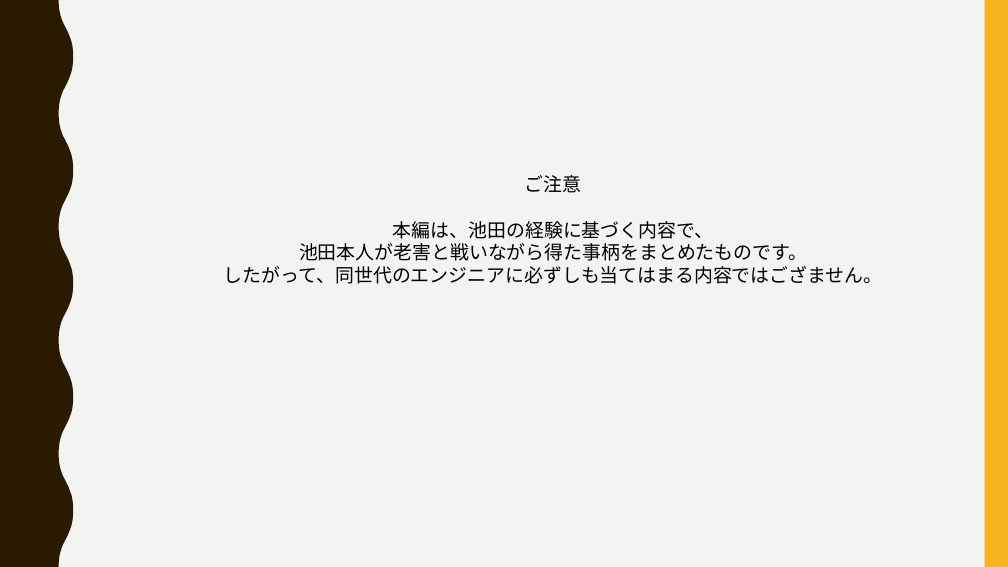
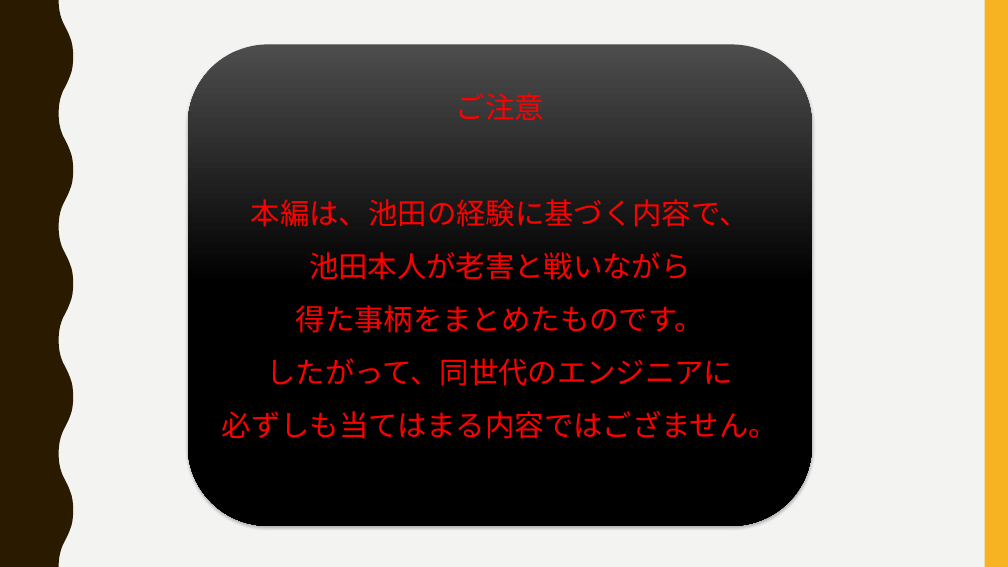
Before and after one commit to ssa-study/documents, a slide deck: slide 3 of HappyEngineer_part2.pptx. Drawn at 1008x567 pixels with LibreOffice and Linux fonts; fonts in the diff are those of the drawing. Boxes give left, top, right and bottom in pixels: in the first picture for what was removed or moved away, otherwise in the second. Text is boxed around its words. In the diff, an @@ line names an element or a change of style, - is before the commit and + after.

```diff
--- a/HappyEngineer_part2.pptx
+++ b/HappyEngineer_part2.pptx
@@ rounded rectangle "ご注意": place and size @@
-rounded rectangle "ご注意" at (224, 175, 883, 284)
+rounded rectangle "ご注意" at (188, 45, 812, 526)
@@ rounded rectangle "ご注意" at (188, 45, 812, 526): fill none to gradient #4D4D4D to #000000; shadow on @@
@@ text in rounded rectangle at (251, 93, 749, 227): size 18 to 28 pt, font Calibri to Noto Sans CJK SC, text colour #000000 to #FF0000 in "ご注意", "本編は、池田の経験に基づく内容で、"; line spacing 1 to 1.5 @@
@@ text in rounded rectangle at (222, 252, 778, 439): text changed; size 18 to 28 pt; font Calibri to Noto Sans CJK SC; text colour #000000 to #FF0000 @@
-池田本人が老害と戦いながら得た事柄をまとめたものです。
-したがって、同世代のエンジニアに必ずしも当てはまる内容ではござません。
+池田本人が老害と戦いながら
+得た事柄をまとめたものです。
+したがって、同世代のエンジニアに
+必ずしも当てはまる内容ではござません。
```
Also in this commit, not shown: 3 other slides changed, 5 slides added, 1 slide removed, 1 other file.
